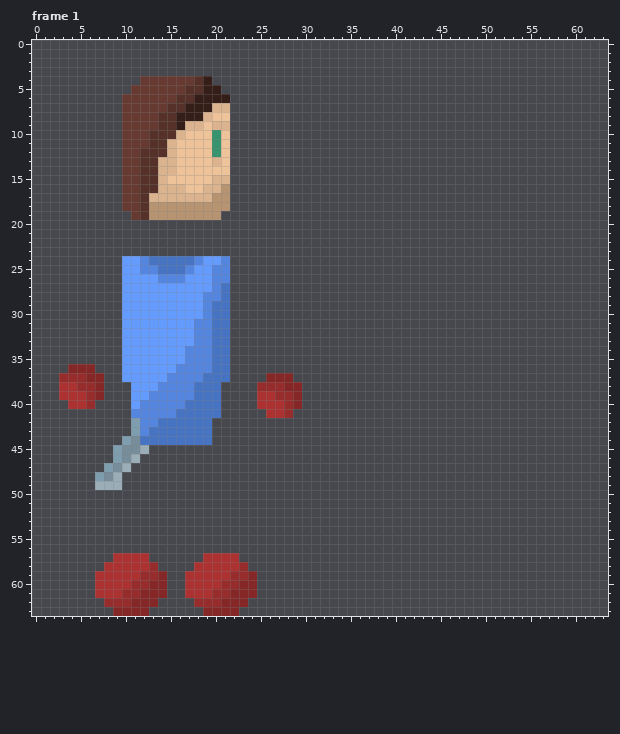
Pixel-art file: Texture Saves/PlayerAttack(shite).ase. This is how it looked before the edit.
96x64 pixels, 21 frames. Shown: frame 1. The old version is drawn lined up with the new one, on the new canvas. The commit also changed other frames, which this record leaves out.
Now the later version:
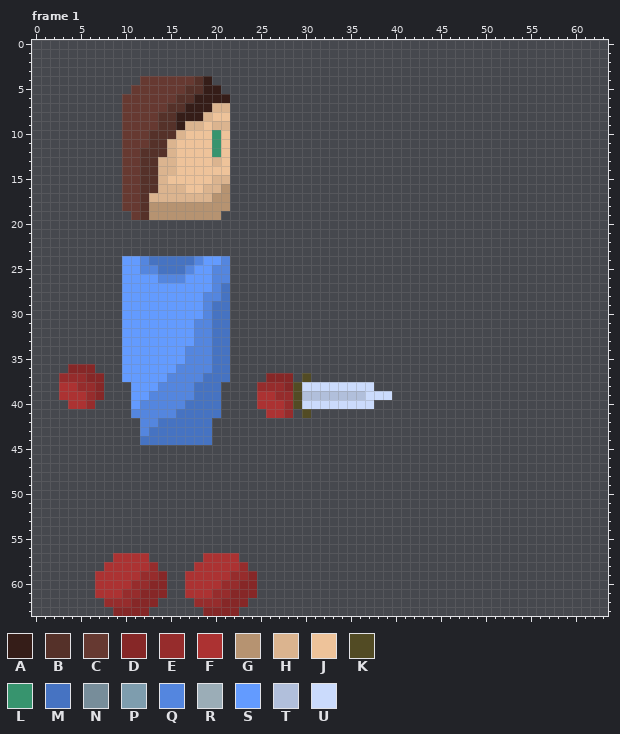
Palette (. is transparent): A #351d18  B #553129  C #663931  D #862727  E #962c2c  F #ac3232  G #b69371  H #dbb48f  J #eec39a  K #524b24  L #37946e  M #4673c2  N #778d9a  P #7e9dae  Q #5486df  R #9badb7  S #639bff  T #b1bfdb  U #cbdbfc
Author's note on the commit: new player attack animation ++super high quality lava block
Edits made:
{"change": "canvas 96x64 -> 64x64, the old top-left corner now at -32,0 (the part of the old canvas that was cut away was empty and is not shown)"}
{"where": "frame 1"}
{"frame":1,"y":37,"x":30,"old":".","new":"K"}
{"frame":1,"y":38,"x":29,"old":"D........","new":"KUUUUUUUU"}
{"frame":1,"y":39,"x":29,"old":"D..........","new":"KTTTTTTTUUU"}
{"frame":1,"y":40,"x":29,"old":"D........","new":"KUUUUUUUU"}
{"frame":1,"y":41,"x":30,"old":".","new":"K"}
{"frame":1,"y":42,"x":11,"old":"P","new":"."}
{"frame":1,"y":43,"x":11,"old":"P","new":"."}
{"frame":1,"y":44,"x":10,"old":"PN","new":".."}
{"frame":1,"y":45,"x":9,"old":"PNNR","new":"...."}
{"frame":1,"y":46,"x":9,"old":"PNR","new":"..."}
{"frame":1,"y":47,"x":8,"old":"PNR","new":"..."}
{"frame":1,"y":48,"x":7,"old":"PNR","new":"..."}
{"frame":1,"y":49,"x":7,"old":"RRR","new":"..."}
{"label":"changed","picture_box":[293,373,392,418]}
{"label":"erased","picture_box":[95,418,149,490]}
